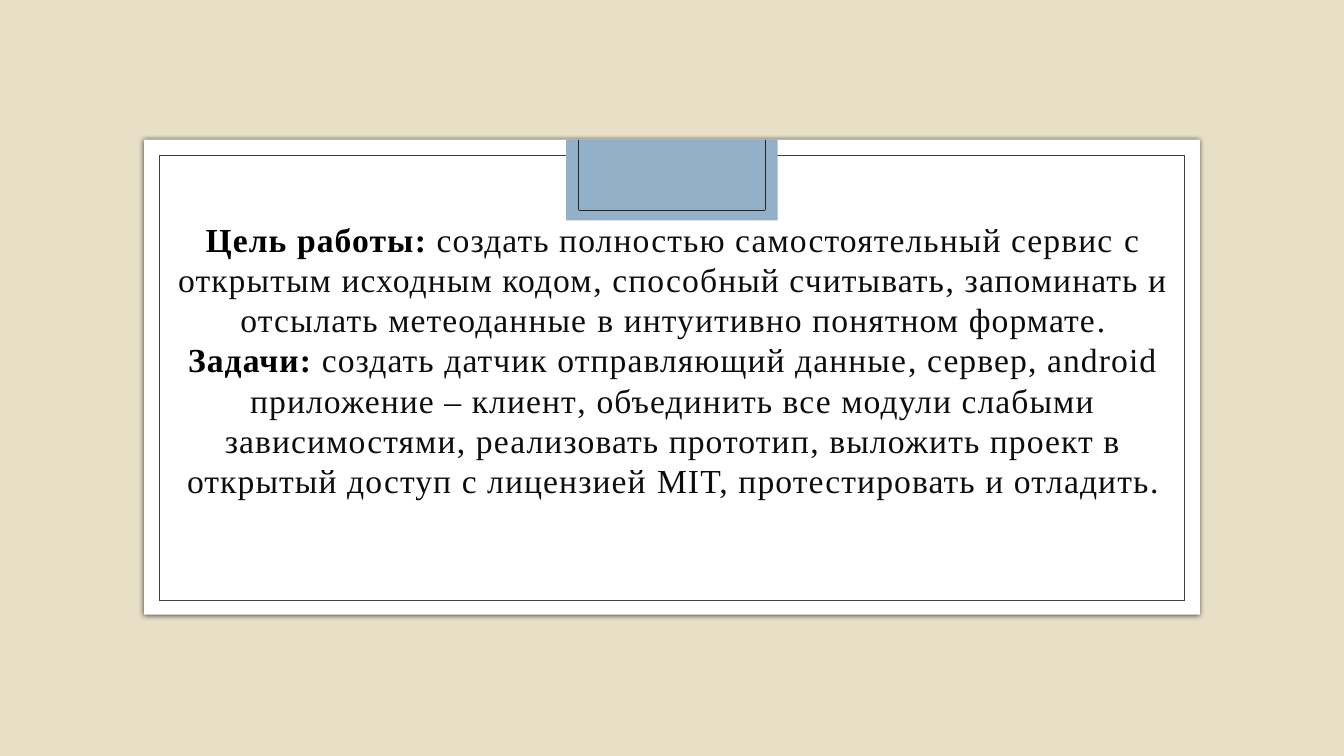
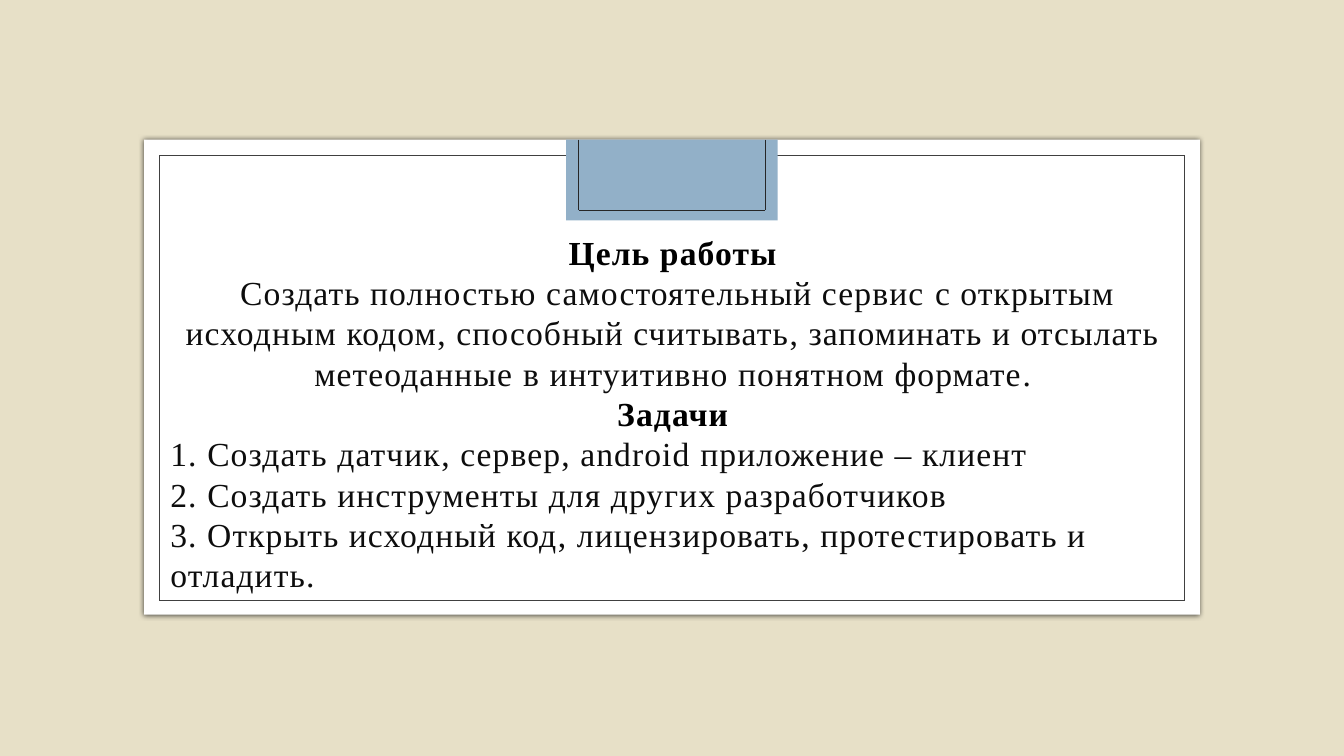
Before and after one commit to funcid/meteo-service, a slide deck: slide 2 of Метеосервис презентация.pptx. Drawn at 1344x756 pixels with LibreOffice and Linux fonts; fonts in the diff are those of the drawing; background and template pictures are left out. Boxes give left, top, right and bottom in pixels: in the first picture for what was removed or moved away, otherwise in the second. Text is boxed around its words. In the diff, an @@ line names an element or a change of style, - is before the commit and + after.

```diff
--- a/Метеосервис презентация.pptx
+++ b/Метеосервис презентация.pptx
@@ subtitle at bbox=[170, 241, 1158, 594]: text changed @@
-Цель работы: создать полностью самостоятельный сервис с открытым исходным кодом, способный считывать, запоминать и отсылать метеоданные в интуитивно понятном формате.
-Задачи: создать датчик отправляющий данные, сервер, android приложение – клиент, объединить все модули слабыми зависимостями, реализовать прототип, выложить проект в открытый доступ с лицензией MIT, протестировать и отладить.
+Цель работы
+Создать полностью самостоятельный сервис с открытым исходным кодом, способный считывать, запоминать и отсылать метеоданные в интуитивно понятном формате.
+Задачи
+1. Создать датчик, сервер, android приложение – клиент
+2. Создать инструменты для других разработчиков
+3. Открыть исходный код, лицензировать, протестировать и отладить.
```
Also in this commit, not shown: 4 other slides changed, 5 slides removed, 6 other files.
